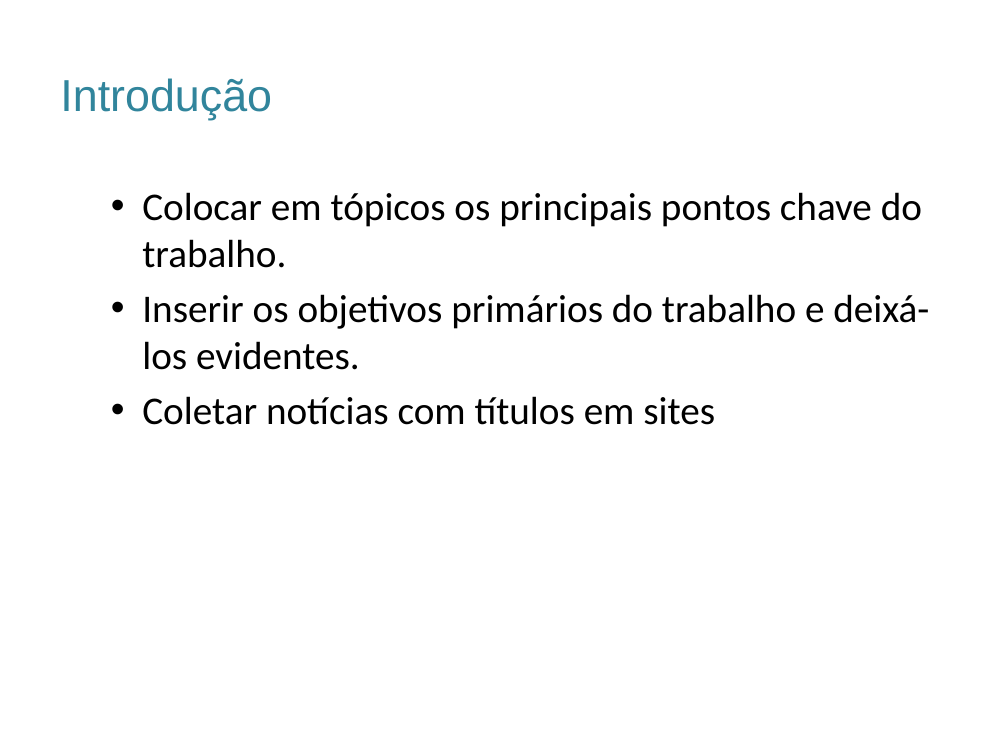
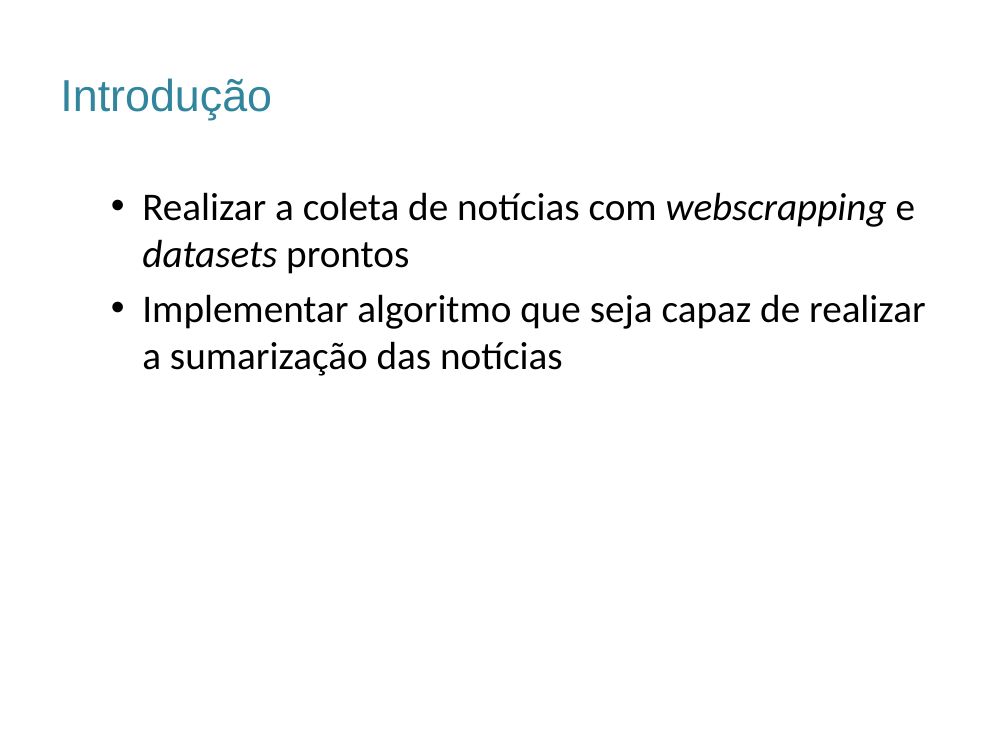
Before and after one commit to rdruzian/TCC-Sumarizacao, a slide deck: slide 4 of Documentos/ModeloApresentaçãoFacens_Sugestão.pptx. Drawn at 1008x756 pixels with LibreOffice and Linux fonts; fonts in the diff are those of the drawing; background and template pictures are left out. Boxes give left, top, right and bottom in pixels: in the first picture for what was removed or moved away, otherwise in the second. Text is boxed around its words. In the diff, an @@ line names an element or a change of style, - is before the commit and + after.

```diff
--- a/Documentos/ModeloApresentaçãoFacens_Sugestão.pptx
+++ b/Documentos/ModeloApresentaçãoFacens_Sugestão.pptx
@@ text at bbox=[142, 192, 926, 376]: text changed @@
-  • Colocar em tópicos os principais pontos chave do trabalho.
-  • Inserir os objetivos primários do trabalho e deixá-los evidentes.
-  • Coletar notícias com títulos em sites
+  • Realizar a coleta de notícias com webscrapping e datasets prontos
+  • Implementar algoritmo que seja capaz de realizar a sumarização das notícias
```
Also in this commit, not shown: 2 other slides changed, 2 slides added, 1 slide removed, 2 other files.
